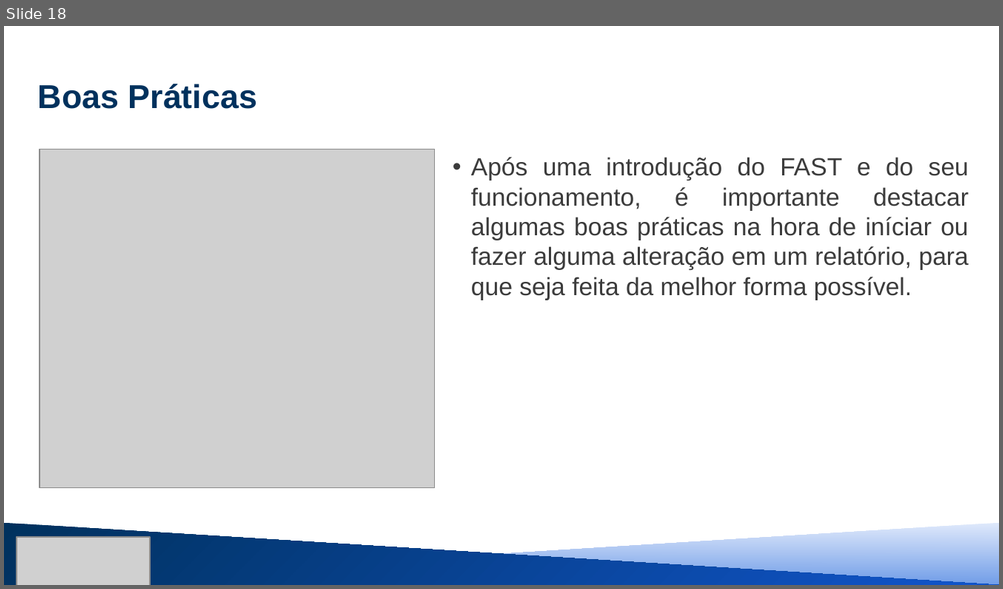
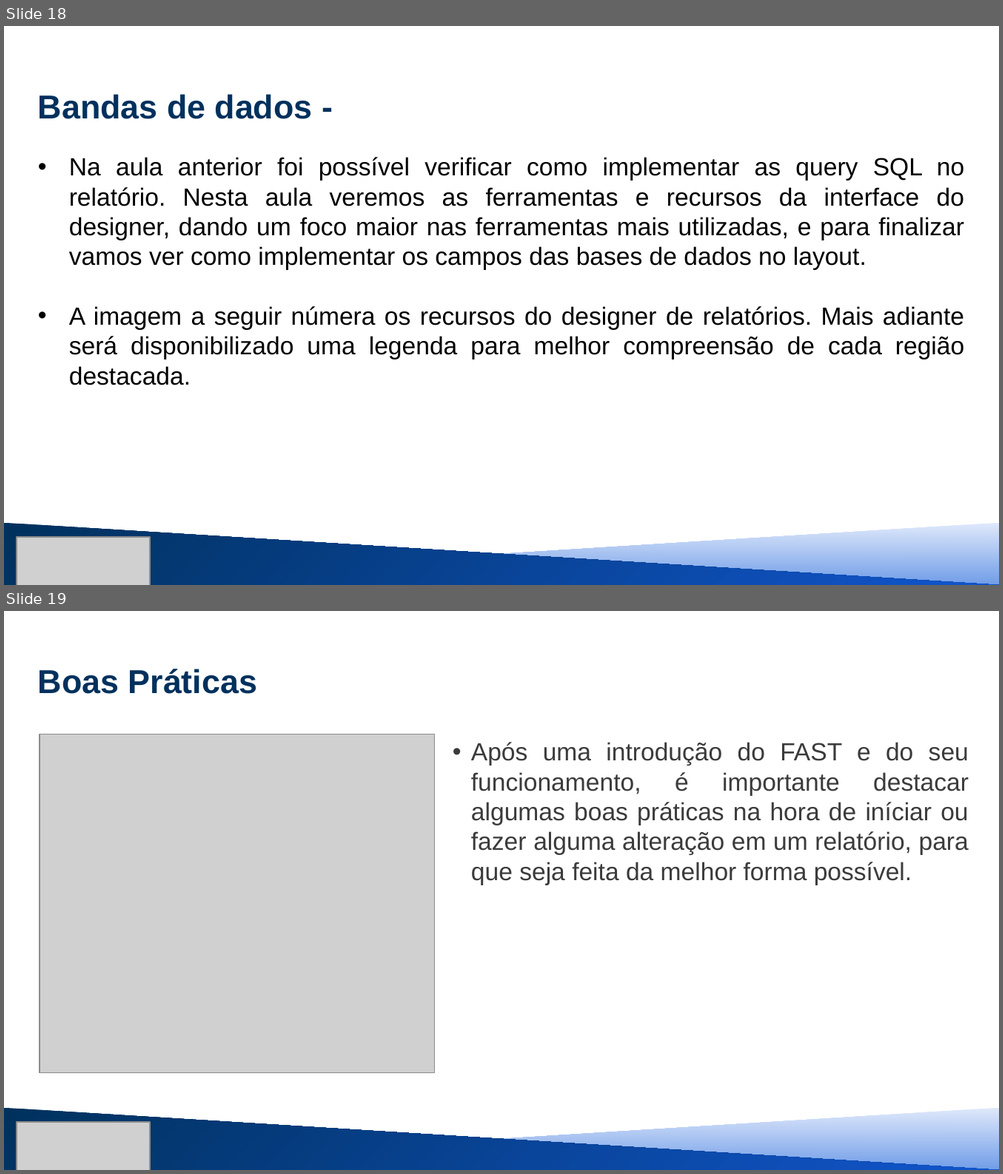
Before and after one commit to MauricioSEmbras/FAST_Report, a slide deck: Treinamento FAST REPORT/treinamento fast - nível 1 parte 1.pptx. Shown one above the other, each under a label of ours: slide 18 before the commit, slides 18 and 19 after it. The pictures are 1003x589 and 1003x1174 pixels, drawn with LibreOffice and Linux fonts; fonts in the diff are those of the drawing; grey boxes stand for pictures. Boxes give left, top, right and bottom in pixels: in the first picture for what was removed or moved away, otherwise in the second. Text is boxed around its words. In the diff, an @@ line names an element or a change of style, - is before the commit and + after.

```diff
--- a/Treinamento FAST REPORT/treinamento fast - nível 1 parte 1.pptx
+++ b/Treinamento FAST REPORT/treinamento fast - nível 1 parte 1.pptx
@@ slide 18 added at <box>4,26,999,585</box>, background #FFFFFF @@
@@ title added at <box>38,94,313,119</box>, 24 pt, text #00315D, bold @@
+Bandas de dados -
@@ text added at <box>69,157,964,386</box>, 18 pt, text #000000 @@
+• Na aula anterior foi possível verificar como implementar as query SQL no relatório. Nesta aula veremos as ferramentas e recursos da interface do designer, dando um foco maior nas ferramentas mais utilizadas, e para finalizar vamos ver como implementar os campos das bases de dados no layout.
+• A imagem a seguir númera os recursos do designer de relatórios. Mais adiante será disponibilizado uma legenda para melhor compreensão de cada região destacada.
@@ right triangle added at <box>4,523,999,585</box>, fill gradient #DFE9FB to #6E9BE7 @@
@@ right triangle added at <box>4,523,999,585</box>, fill gradient #00315D to #1155CC @@
@@ picture added at <box>17,537,151,585</box> @@
@@ what was slide 18 is now slide 19 @@
```
Also in this commit, not shown: 10 slides changed, 5 other slides added, 5 slides removed, 1 other file.
